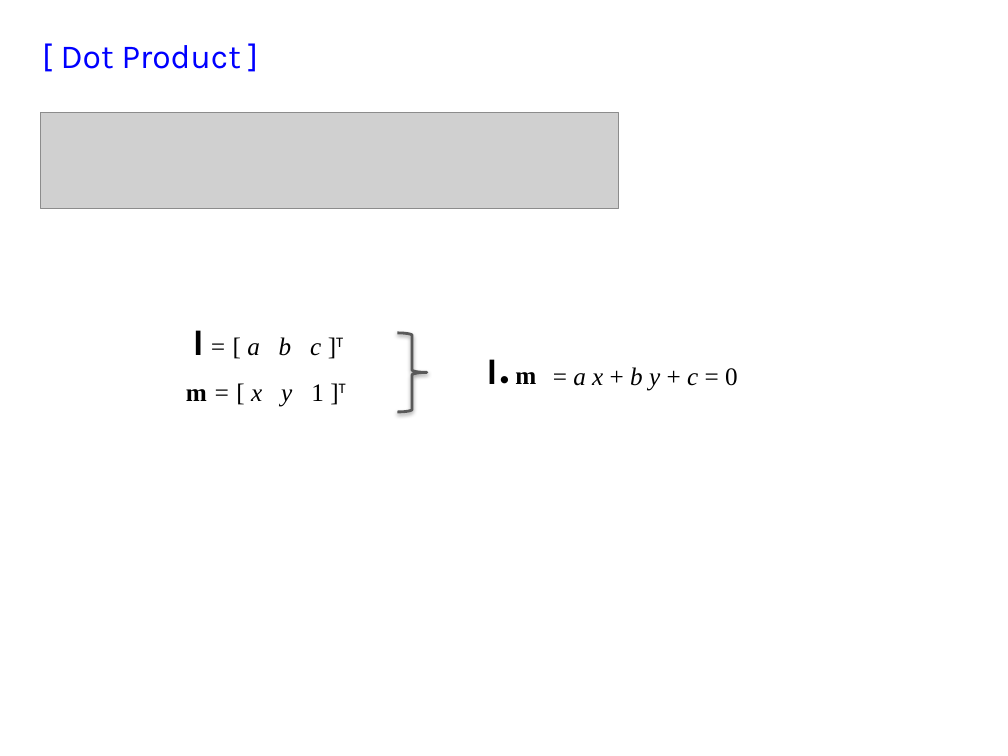
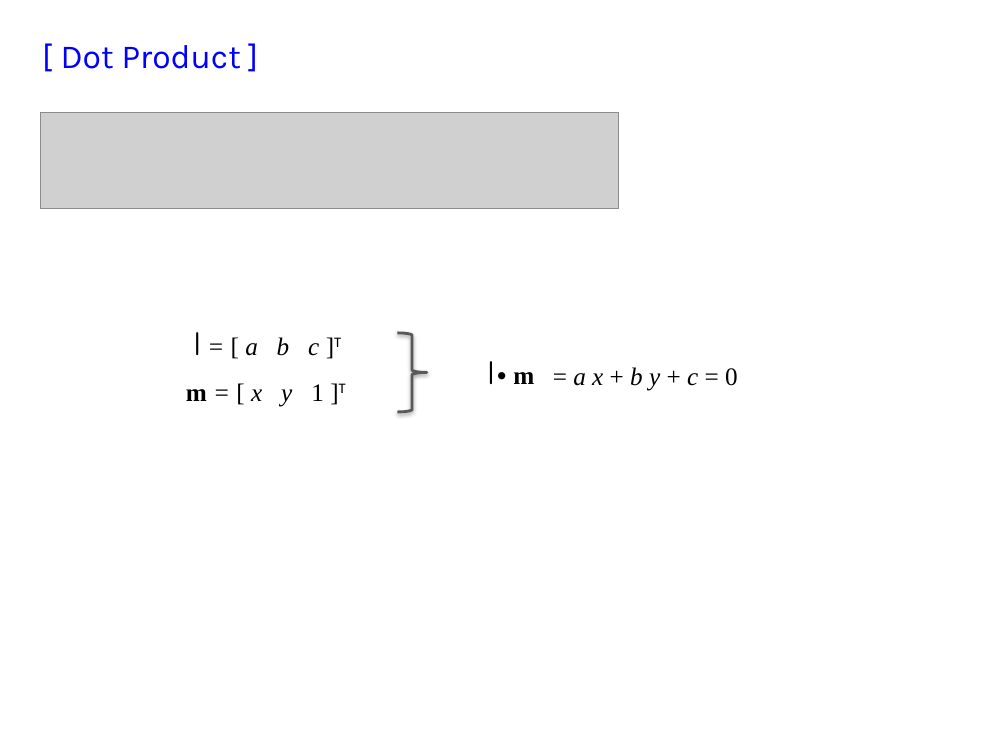
Before and after one commit to domingomery/vision, a slide deck: slide 7 of clases/Cap02_Geometria/presentaciones/CV02_PointsLinesPlanes.pptx. Drawn at 1008x756 pixels with LibreOffice and Linux fonts; fonts in the diff are those of the drawing; grey boxes stand for pictures. Boxes give left, top, right and bottom in pixels: in the first picture for what was removed or moved away, otherwise in the second. Text is boxed around its words. In the diff, an @@ line names an element or a change of style, - is before the commit and + after.

```diff
--- a/clases/Cap02_Geometria/presentaciones/CV02_PointsLinesPlanes.pptx
+++ b/clases/Cap02_Geometria/presentaciones/CV02_PointsLinesPlanes.pptx
@@ text "l = [ a b ..." at bbox=[194, 332, 341, 356]: font Arial to Comic Neue, bold off in "l" @@
@@ text "l m" at bbox=[487, 361, 534, 384]: font Arial to Comic Neue, bold off in "l" @@
@@ text "•": place and size @@
-text "•" at bbox=[490, 359, 522, 399]
+text "•" at bbox=[488, 355, 520, 395]
```
Also in this commit, not shown: 6 other slides changed, 3 slides added, 8 other files.
